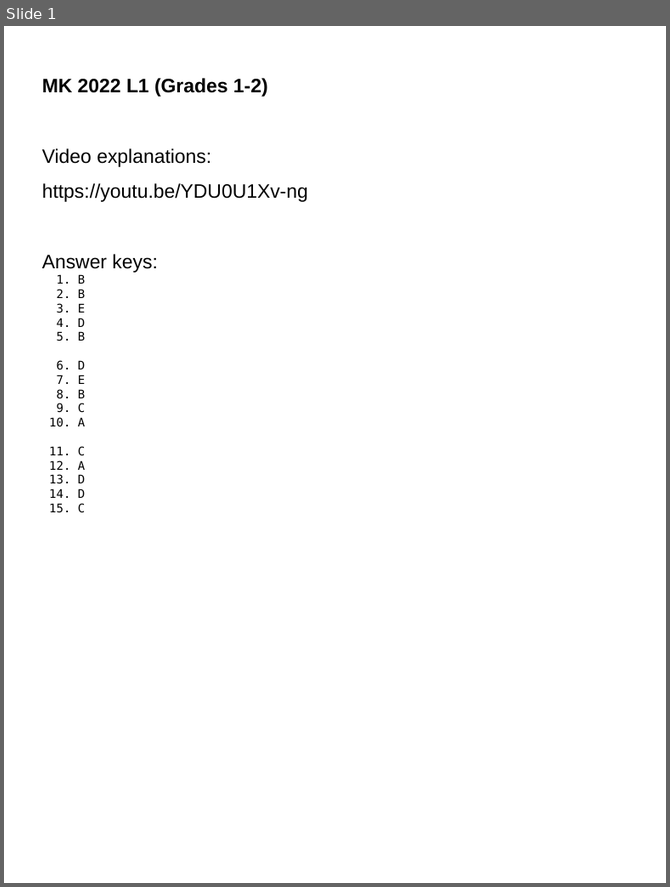
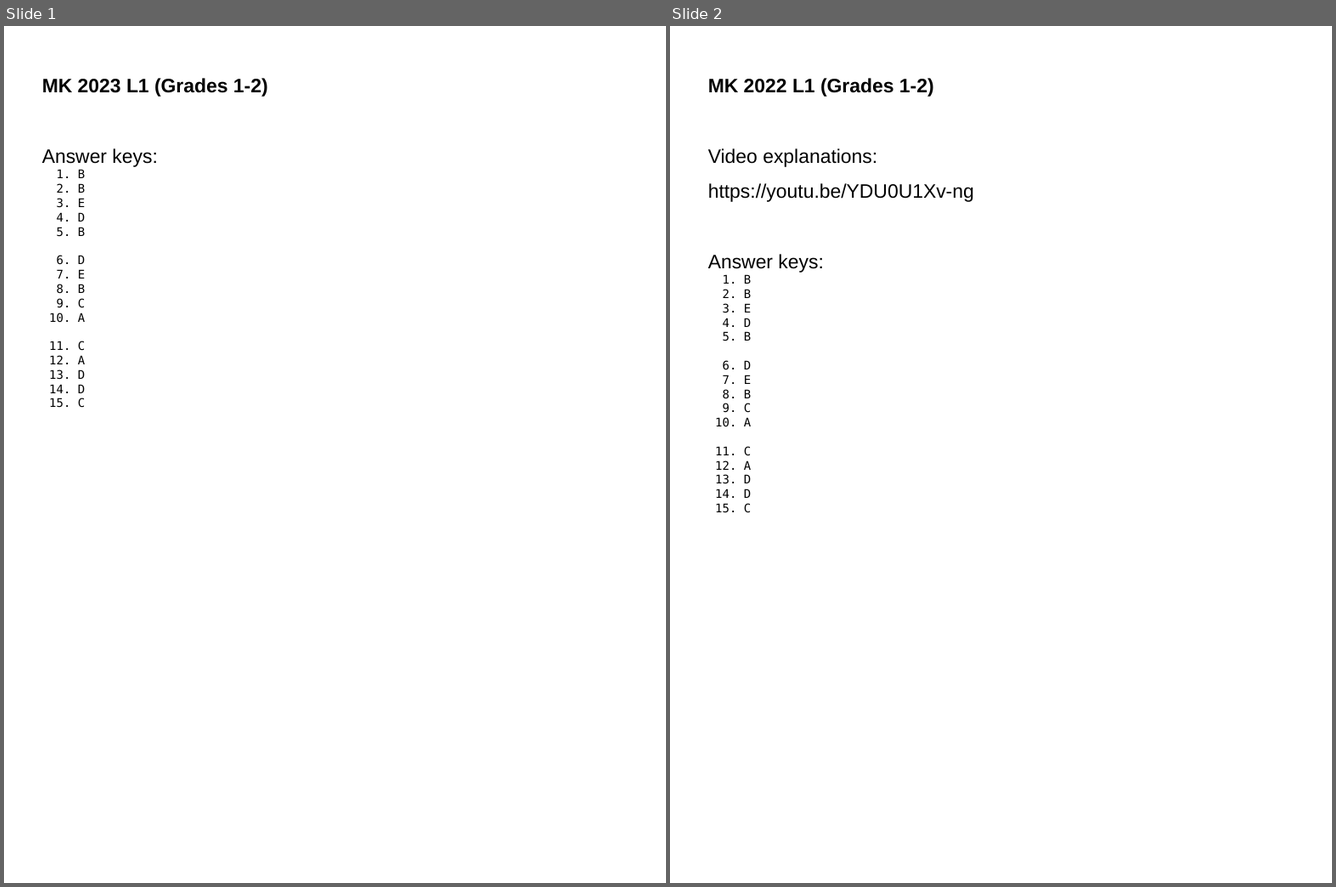
Before and after one commit to boo9pub/docs, a slide deck: math-kangaroo/PYQs/MKAnsKeys.odp. Shown side by side, each under a label of ours: slide 1 before the commit, slides 1 and 2 after it. The pictures are 670x887 and 1336x887 pixels, drawn with LibreOffice and Linux fonts; fonts in the diff are those of the drawing. Boxes give left, top, right and bottom in pixels: in the first picture for what was removed or moved away, otherwise in the second. Text is boxed around its words. In the diff, an @@ line names an element or a change of style, - is before the commit and + after.

```diff
--- a/math-kangaroo/PYQs/MKAnsKeys.odp
+++ b/math-kangaroo/PYQs/MKAnsKeys.odp
@@ slide 1 added at box(4, 26, 666, 883), background #FFFFFF @@
@@ text added at box(42, 78, 268, 408), 11 pt, text #000000 @@
+MK 2023 L1 (Grades 1-2)
+Answer keys:
+1. B
+2. B
+3. E
+4. D
+5. B
+6. D
+7. E
+8. B
+9. C
+10. A
+11. C
+12. A
+13. D
+14. D
+15. C
@@ what was slide 1 is now slide 2 @@
```
Also in this commit, not shown: 25 other files.
